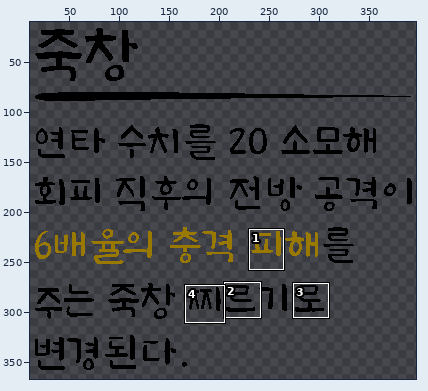
Two versions of one pixel-art file, 과거시험 시제/이미지 작업/interface/sk&item/item/old/item04Info.aseprite. Above, an overview of the earlier version with the close-up marked.
Close-up. First the earlier version:
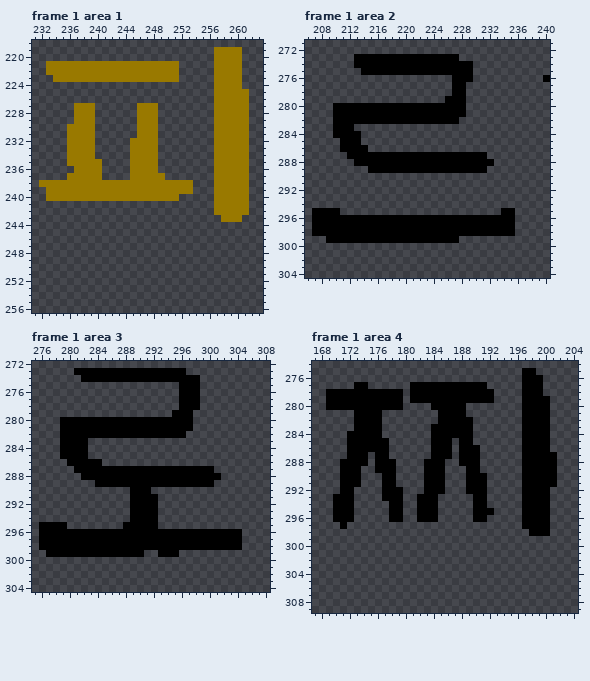
400x560 pixels, 3 frames. Shown: frame 1 area 1: x 231..263, y 218..256; frame 1 area 2: x 206..240, y 271..304; frame 1 area 3: x 275..308, y 272..304; frame 1 area 4: x 167..204, y 274..309. The wide view leaves out empty margins. The commit also changed other frames or places, which this record leaves out.
The result:
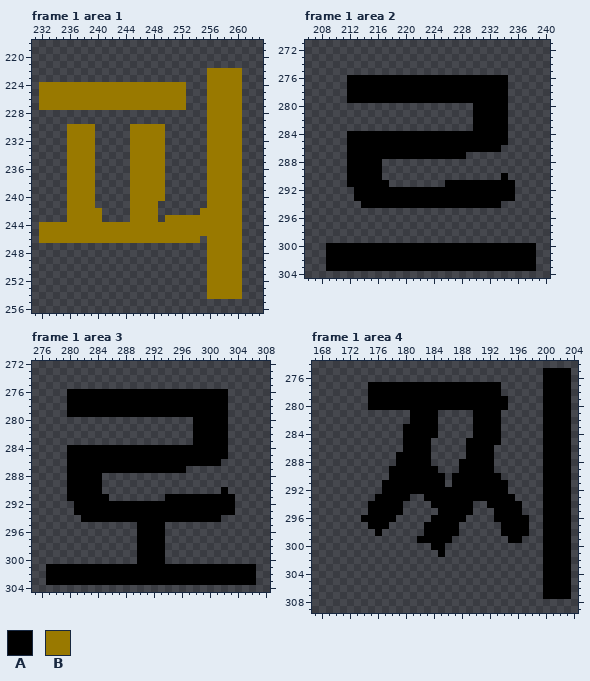
Palette (. is transparent): A #000000  B #997900
What changed:
Changed rows in their new state; - is an unchanged pixel.
Frame 1 area 1, layer "text":
first column x 232:
219 -------------------------....-
220 -------------------------....-
221 -...................-----....-
222 -...................----B-----
223 --..................----B-----
224 BBBBBBBBBBBBBBBBBBBBB---B-----
225 BBBBBBBBBBBBBBBBBBBBB---B----.
226 BBBBBBBBBBBBBBBBBBBBB---B----.
227 BBBBB---BBBBBB---BBBB---B----.
228 -----...------...-------B----.
229 -----...------...-------B----.
230 -------------B---B------B----.
231 -------------B---B------B----.
232 -----------------B------B----.
233 -----------------B------B----.
234 -----------------B------B----.
235 --------.--------B------B----.
236 ----B---.--------B------B----.
237 --------.---------------B----.
238 ....----.....-----....--B----.
239 -...----.....-----....--B----.
240 -...----.....-----..----B----.
241 ----BBBB-----BBBB-------B----.
242 ----BBBBB----BBBB------BB----.
243 ----BBBBB----BBBB-BBBBBBBB----
244 BBBBBBBBBBBBBBBBBBBBBBBBBBBBB-
245 BBBBBBBBBBBBBBBBBBBBBBBBBBBBB-
246 BBBBBBBBBBBBBBBBBBBBBBB-BBBBB-
247 ------------------------BBBBB-
248 ------------------------BBBBB-
249 ------------------------BBBBB-
250 ------------------------BBBBB-
251 ------------------------BBBBB-
252 ------------------------BBBBB-
253 ------------------------BBBBB-
254 ------------------------BBBBB-
Frame 1 area 2, layer "text":
first column x 207:
273 ------...............-------------
274 ------.................-----------
275 -------................-----------
276 -----AAAAAAAAAAAAAAA---AAAAA-----.
277 -----AAAAAAAAAAAAAAA--AAAAAA------
278 -----AAAAAAAAAAAAAAA--AAAAAA------
279 -----AAAAAAAAAAAAAA---AAAAAA------
280 ---...................-AAAAA------
281 ---...................-AAAAA------
282 ---..................--AAAAA------
283 ---...-----------------AAAAA------
284 ---..--AAAAAAAAAAAAAAAAAAAAA------
285 ----.--AAAAAAAAAAAAAAAAAAAAA------
286 ----.---AAAAAAAAAAAAAAAAAAA-------
287 ----------------------...---------
288 -----A----................--------
289 -----AAA--...............---------
290 -----AAAAA-----------------A------
291 -----AAAAAA--------AAAAAAAAAA-----
292 ------AAAAAAAAAAAAAAAAAAAAAAA-----
293 ------AAAAAAAAAAAAAAAAAAAAAAA-----
294 -------AAAAAAAAAAAAAAAAAAAA-------
295 ....-----------------------..-----
296 .............................-----
297 .............................-----
298 .............................-----
299 --...................-------------
300 --AAAAAAAAAAAAAAAAAAAAAAAAAAAAAA--
301 --AAAAAAAAAAAAAAAAAAAAAAAAAAAAAA--
302 --AAAAAAAAAAAAAAAAAAAAAAAAAAAAAA--
303 --AAAAAAAAAAAAAAAAAAAAAAAAAAAAAA--
Frame 1 area 3, layer "text":
first column x 276:
273 -----................----------
274 ------.................--------
275 --------------------...--------
276 ----AAAAAAAAAAAAAAAA---AAAA----
277 ----AAAAAAAAAAAAAAAA---AAAA----
278 ----AAAAAAAAAAAAAAAA---AAAA----
279 ----AAAAAAAAAAAAAAA---AAAAA----
280 ---...................AAAAA----
281 ---...................AAAAA----
282 ---..................-AAAAA----
283 ---....---------------AAAAA----
284 ---.---AAAAAAAAAAAAAAAAAAAA----
285 ---.---AAAAAAAAAAAAAAAAAAAA----
286 ---------AAAAAAAAAAAAAAAAA-----
287 ----A----------------....------
288 ----AA---.................-----
289 ----AAAA-................------
290 ----AAAAA----...----------A----
291 ----AAAAAA---....-AAAAAAAAAA---
292 -----AAAAAAAA----AAAAAAAAAAA---
293 -----AAAAAAAA----AAAAAAAAAAA---
294 ------AAAAAAA----AAAAAAAAA-----
295 ....--------..---A-------------
296 ..............----...........--
297 ..............----...........--
298 ..............----...........--
299 -.............-AA-..-----------
300 --------------AAAA-------------
301 -AAAAAAAAAAAAAAAAAAAAAAAAAAAAAA
302 -AAAAAAAAAAAAAAAAAAAAAAAAAAAAAA
303 -AAAAAAAAAAAAAAAAAAAAAAAAAAAAAA
Frame 1 area 4, layer "text":
first column x 169:
275 ----------------------------..-AAAA
276 ----------------------------...AAAA
277 ----..AAAAAA-----------AA---...AAAA
278 ......-----A------------A---...AAAA
279 ......-----A------------AA--...-AAA
280 ......-----AAAA-----AAAAAA--...-AAA
281 ----....----AAAA....-AAAA---...-AAA
282 ----....----AAAA.....AAAA---...-AAA
283 ----....---AAAA-.....AAAA---...-AAA
284 ---.....---AAAA-.....AAAA---...-AAA
285 ---......--AAAA...-.-AAAA---...-AAA
286 ---......--AAAA...-.--AA----...-AAA
287 ---...-..-AAAAA...-.--AA----...--AA
288 --....-...AAAA-..-----AA----...--AA
289 --...--..-AAAA--.--A--AA----...--AA
290 --...---.-AAAA----AA---AA---...--AA
291 --...-----AAAA----AA---AAA--...--AA
292 --..-------AAA---AAA---AAA--...-AAA
293 -...---A---A-.--AAAAA--AAAA-...-AAA
294 -...--AAA----..-AAAAA..AAAAA...-AAA
295 -...--AAA----...AAAAA...AAAA...-AAA
296 -...-AAAA-.--..-AAAA-..-AAAA-..-AAA
297 --.---AAA-----AAAAA------AAA-..-AAA
298 -------A------AAAAA------AAAA..-AAA
299 -------------AAAAA--------AA---AAAA
300 ---------------AA--------------AAAA
301 ----------------A--------------AAAA
302 -------------------------------AAAA
303 -------------------------------AAAA
304 -------------------------------AAAA
305 -------------------------------AAAA
306 -------------------------------AAAA
307 -------------------------------AAAA
Boxes around the changes in both close-ups, in picture pixels (x1, y1, x2, y2):
changed: (39, 47, 249, 299)
changed: (312, 54, 536, 271)
erased: (543, 75, 550, 82)
changed: (39, 368, 256, 585)
changed: (326, 368, 571, 599)
